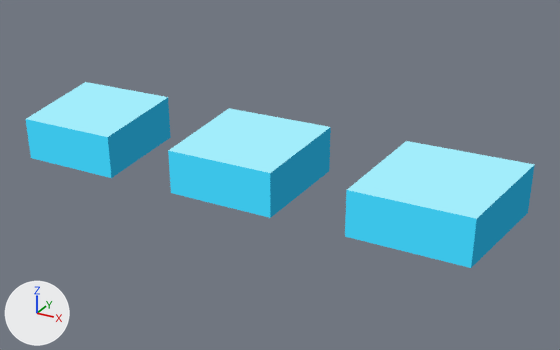
The glTF model Assets/TD2/Screen3D/Kit07/white3d/Link_DashH.gltf, before and after one commit.
Rendered twice from a 50 mm lens placed at (0.684, -0.888, 0.575), pointed at (0.098, 0.177, 0.042). The lights are fixed; the arrows at lower left show +X, +Y and +Z. The picture after the commit comes second.

Names of what the first picture shows: 'Link_DashH_baked'.
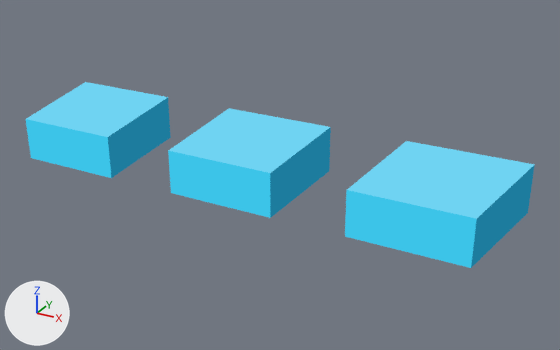
What differs and where, as boxes (x1, y1, x2, y2) in the pictures (560 x 350 px):
'Link_DashH_baked', recoloured
    both: (26, 82, 535, 222)

The change, as a list of edits to the scene's bpy script:
```text
Change mat_k07_white_link_light:
    where n0 = _N.new('ShaderNodeEmission'); n0.name = 'Emission'
    n0.inputs[0].default_value: (0.361, 0.847, 0.965, 1.0) -> (0.159, 0.651, 0.888, 1.0)  # 'Color', cyan #a2edfb -> 'Color', cyan #6fd3f2
```
